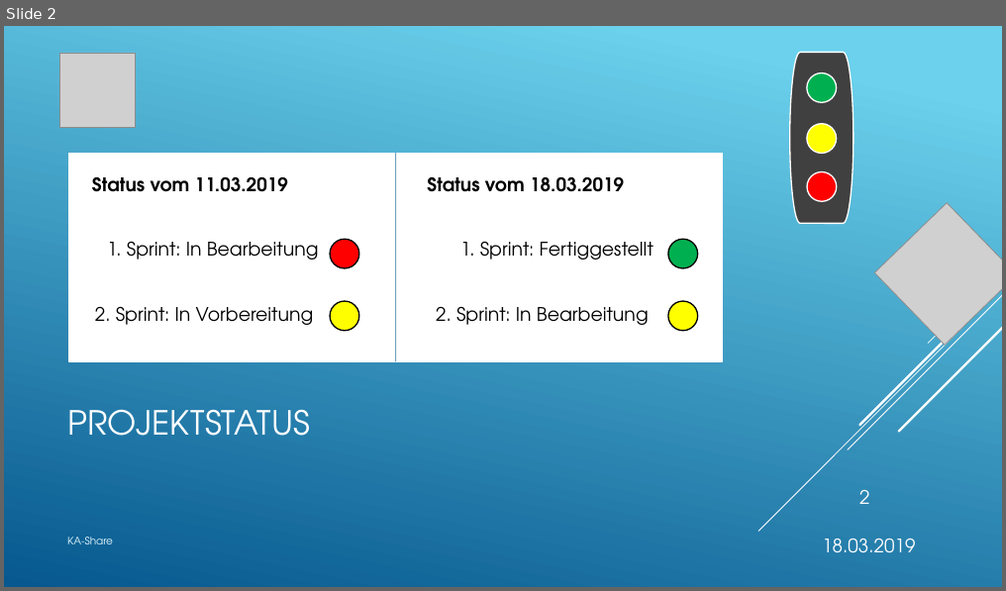
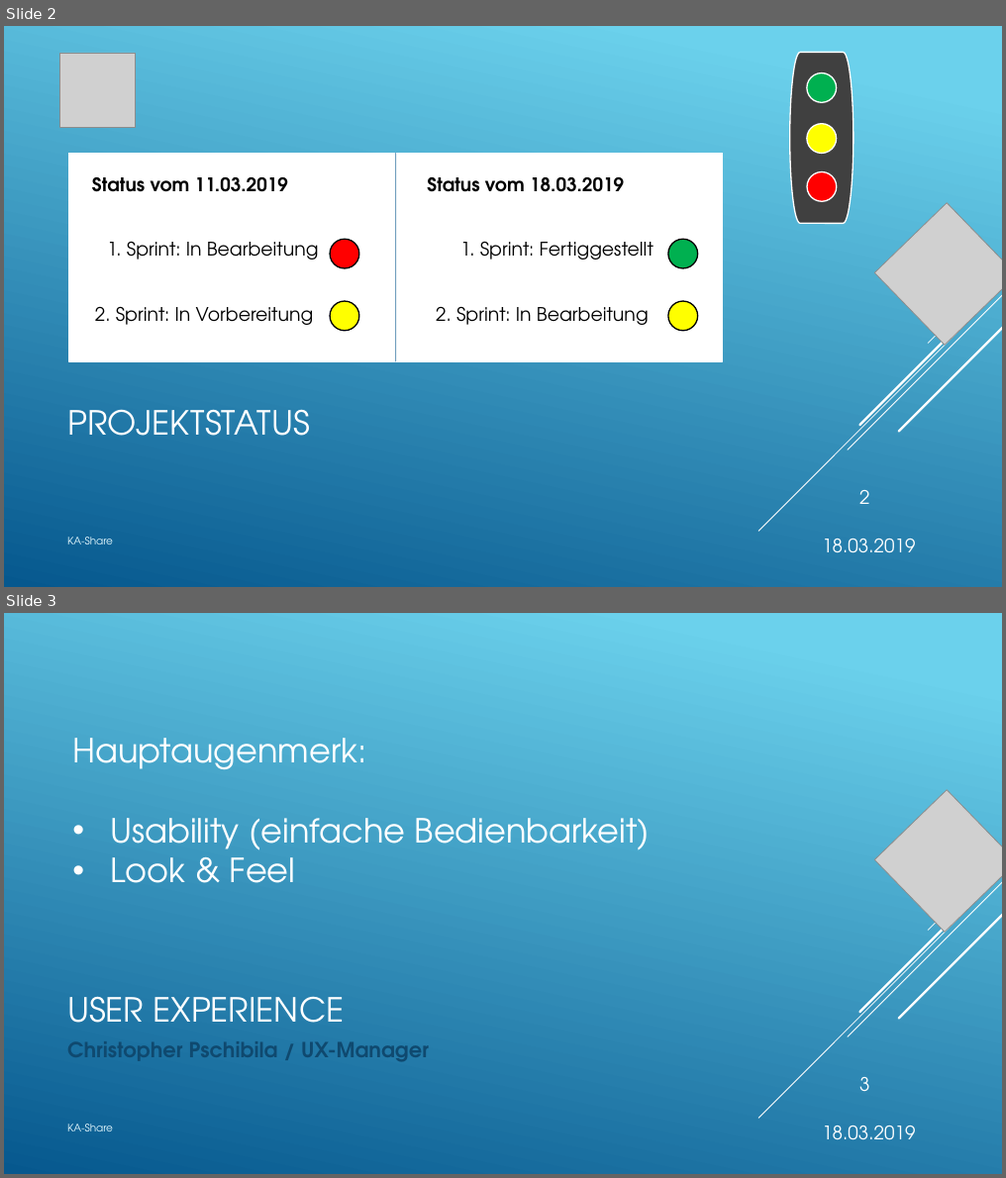
Before and after one commit to KanBen86/ProjektCarsharing, a slide deck: Präsentation/Statuspräsentation2.pptx. Shown one above the other, each under a label of ours: slide 2 before the commit, slides 2 and 3 after it. The pictures are 1006x591 and 1006x1178 pixels, drawn with LibreOffice and Linux fonts; fonts in the diff are those of the drawing; grey boxes stand for pictures. Boxes give left, top, right and bottom in pixels: in the first picture for what was removed or moved away, otherwise in the second. Text is boxed around its words. In the diff, an @@ line names an element or a change of style, - is before the commit and + after.

Commit message:
Teil der Präsentation von Christopher Pschibila hinzugefügt

```diff
--- a/Präsentation/Statuspräsentation2.pptx
+++ b/Präsentation/Statuspräsentation2.pptx
@@ slide 3 added at (x1=4, y1=613, x2=1002, y2=1174), background gradient #6ED2EB to #06588E; not listed: 5 template elements that a slide beside it also shows @@
@@ text added at (x1=72, y1=738, x2=649, y2=883), 32 pt, text #FFFFFF @@
+Hauptaugenmerk:
+• Usability (einfache Bedienbarkeit)
+• Look & Feel
@@ picture added at (x1=875, y1=790, x2=1002, y2=932) @@
@@ title added at (x1=67, y1=996, x2=345, y2=1023), 32 pt, text #FFFFFF @@
+USER EXPERIENCE
@@ text added at (x1=67, y1=1042, x2=429, y2=1061), 20 pt, text #0F496F, bold @@
+Christopher Pschibila / UX-Manager
@@ page number added at (x1=859, y1=1077, x2=869, y2=1091), 18 pt, text #FFFFFF @@
+3
@@ text added at (x1=67, y1=1124, x2=113, y2=1132), 10 pt, text #E4F8FD @@
+KA-Share
@@ text added at (x1=822, y1=1126, x2=915, y2=1141), 18 pt, text #FFFFFF @@
+18.03.2019
```
Also in this commit, not shown: 3 other slides added.
